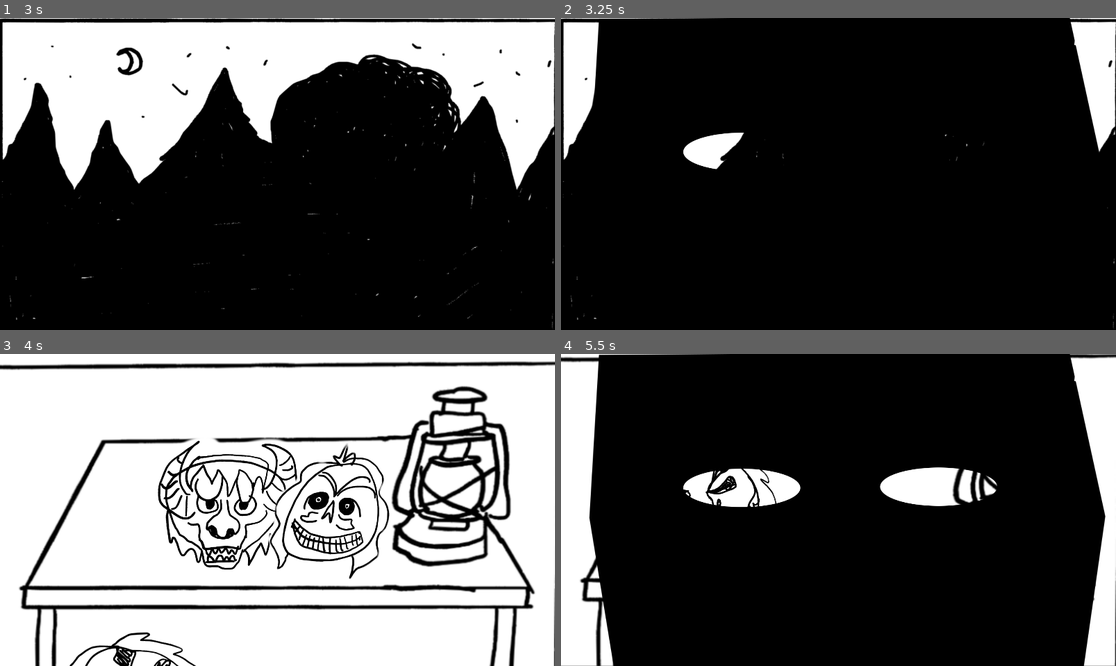
Above: before the commit, frames 1-4 (two rows, left to right).
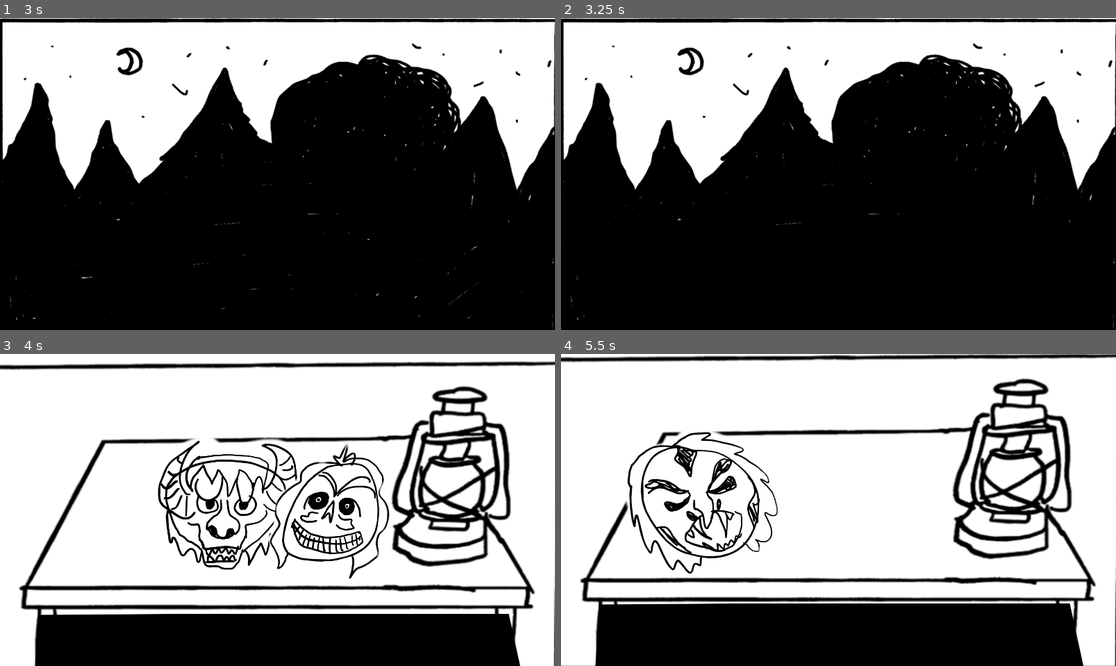
Above: after the commit, the same moments.

Repository: serrureriehurluberlesque/GGJ2026
Game: Godot game, scene res://scenes/main/main.tscn
The game is run twice, just before and just after one commit, with the same random seed, the same clock (stepped at 60 frames per second) and the same inputs.
Inputs (mouse positions are in pixels of both pictures, inside the frame that each line leads up to):
- Up to frame 1 (3 s): tap Enter at 0.5 s; move the mouse to (399, 158) at 0.52 s; press the mouse at (399, 158) at 0.53 s; hold Up (ui_up) 0.53-1.28 s; tap Space at 1.25 s; move the mouse to (166, 189) at 1.27 s; release the mouse at (166, 189) at 1.28 s; hold Down (ui_down) 1.28-2.03 s; tap E (activate) at 1.35 s; click (166, 189) at 1.55 s; move the mouse to (138, 164) at 2.02 s; press the mouse at (138, 164) at 2.03 s; hold Up (ui_up) from 2.03 s (still down); move the mouse to (249, 236) at 2.77 s; release the mouse at (249, 236) at 2.78 s; click (249, 236) at 2.85 s
- Up to frame 2 (3.25 s): keep holding Up (ui_up)
- Up to frame 3 (4 s): move the mouse to (444, 556) at 3.52 s; release Up (ui_up) at 3.53 s; hold Down (ui_down) from 3.53 s (still down); hold E (activate) from 3.53 s (still down); click (444, 556) at 3.8 s
- Up to frame 4 (5.5 s): keep holding Down (ui_down); move the mouse to (794, 497) at 4.27 s; release E (activate) at 4.28 s; click (794, 497) at 4.35 s; move the mouse to (888, 503) at 5.02 s; press the mouse at (888, 503) at 5.03 s

Frame 1 is identical in both runs. In frame 2, 25% of the frame differs, in the area x 5-97%, y 0-97%; in frame 3, 14%; in frame 4, 62%, in the area x 5-99%, y 0-100%.

Commit message:
mask on-off mieux

Diff:
--- a/ggj2026/scenes/main/main.gd
+++ b/ggj2026/scenes/main/main.gd
@@ -16,6 +16,9 @@
 var light_on = true
 var mask_on = false
 
+func _ready() -> void:
+	$Camera/MaskOn.position = Vector2(0.0, HEIGHT)
+
 func _input(event):
 	if camera_pos == "up":
 		if event.is_action_pressed("ui_down"):
@@ -32,14 +35,13 @@
 			switch_light.emit(light_on)
 
 	if mask_on and event.is_action_pressed("click"):
-		$Camera/MaskOn.visible = false
+		$AnimationPlayer.play("mask_off")
 		find_child("mask_%s" % mask_on).remove()
 		mask_on = null
 
 func camera_trans(new_pos):
 	create_tween().set_trans(Tween.TRANS_SINE).tween_property($Camera, "position", new_pos, TRANS_TIME)
 
-
 func _on_mask_on(type: String) -> void:
-	$Camera/MaskOn.visible = true
+	$AnimationPlayer.play("mask_on")
 	mask_on = type
--- a/ggj2026/scenes/main/main.tscn
+++ b/ggj2026/scenes/main/main.tscn
@@ -5,6 +5,58 @@
 [ext_resource type="Texture2D" uid="uid://dn8e5jau1getn" path="res://scenes/main/assets/background_nolight.png" id="2_k2fmo"]
 [ext_resource type="Texture2D" uid="uid://chbpq1sg7aph1" path="res://scenes/main/assets/mask_on.png" id="5_6q06x"]
 [ext_resource type="PackedScene" uid="uid://cbqanbli3on4a" path="res://scenes/main/mask.tscn" id="5_yyfjg"]
+
+[sub_resource type="Animation" id="Animation_6q06x"]
+length = 0.001
+tracks/0/type = "value"
+tracks/0/imported = false
+tracks/0/enabled = true
+tracks/0/path = NodePath("Camera/MaskOn:position")
+tracks/0/interp = 1
+tracks/0/loop_wrap = true
+tracks/0/keys = {
+"times": PackedFloat32Array(0),
+"transitions": PackedFloat32Array(1),
+"update": 0,
+"values": [Vector2(0, 0)]
+}
+
+[sub_resource type="Animation" id="Animation_hujxm"]
+resource_name = "mask_off"
+tracks/0/type = "value"
+tracks/0/imported = false
+tracks/0/enabled = true
+tracks/0/path = NodePath("Camera/MaskOn:position")
+tracks/0/interp = 1
+tracks/0/loop_wrap = true
+tracks/0/keys = {
+"times": PackedFloat32Array(0, 0.2),
+"transitions": PackedFloat32Array(1, 1),
+"update": 0,
+"values": [Vector2(0, 0), Vector2(0, 1080)]
+}
+
+[sub_resource type="Animation" id="Animation_ow5a4"]
+resource_name = "mask_on"
+tracks/0/type = "value"
+tracks/0/imported = false
+tracks/0/enabled = true
+tracks/0/path = NodePath("Camera/MaskOn:position")
+tracks/0/interp = 1
+tracks/0/loop_wrap = true
+tracks/0/keys = {
+"times": PackedFloat32Array(0, 0.5),
+"transitions": PackedFloat32Array(1, 1),
+"update": 0,
+"values": [Vector2(0, 1080), Vector2(0, 0)]
+}
+
+[sub_resource type="AnimationLibrary" id="AnimationLibrary_hujxm"]
+_data = {
+&"RESET": SubResource("Animation_6q06x"),
+&"mask_off": SubResource("Animation_hujxm"),
+&"mask_on": SubResource("Animation_ow5a4")
+}
 
 [node name="Root" type="Node" unique_id=1990394275]
 script = ExtResource("1_hyk8p")
@@ -43,8 +95,10 @@
 position = Vector2(960, 540)
 
 [node name="MaskOn" type="Sprite2D" parent="Camera" unique_id=1420860986]
-visible = false
 texture = ExtResource("5_6q06x")
+
+[node name="AnimationPlayer" type="AnimationPlayer" parent="." unique_id=122311836]
+libraries/ = SubResource("AnimationLibrary_hujxm")
 
 [connection signal="mask_on" from="mask_3" to="." method="_on_mask_on"]
 [connection signal="mask_on" from="mask_2" to="." method="_on_mask_on"]
